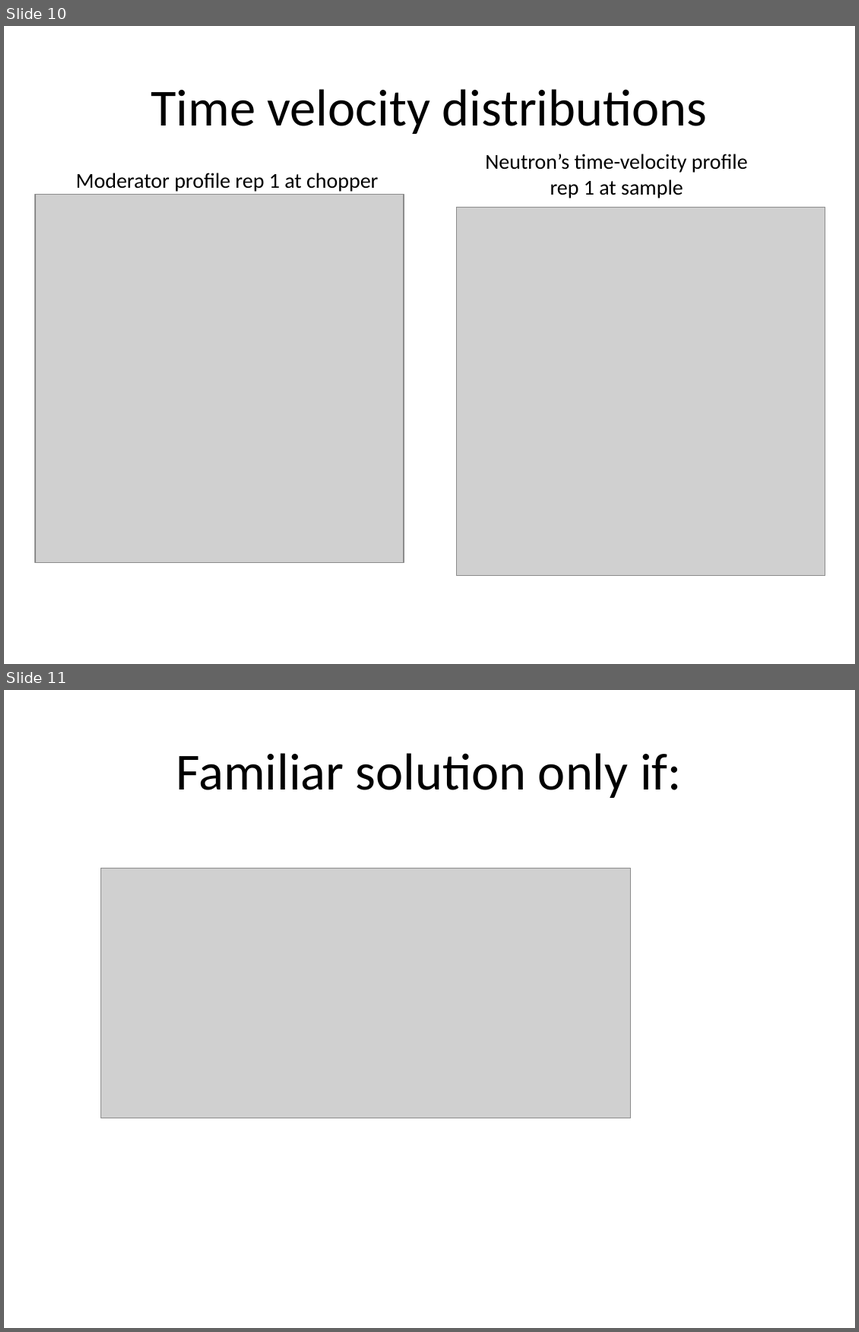
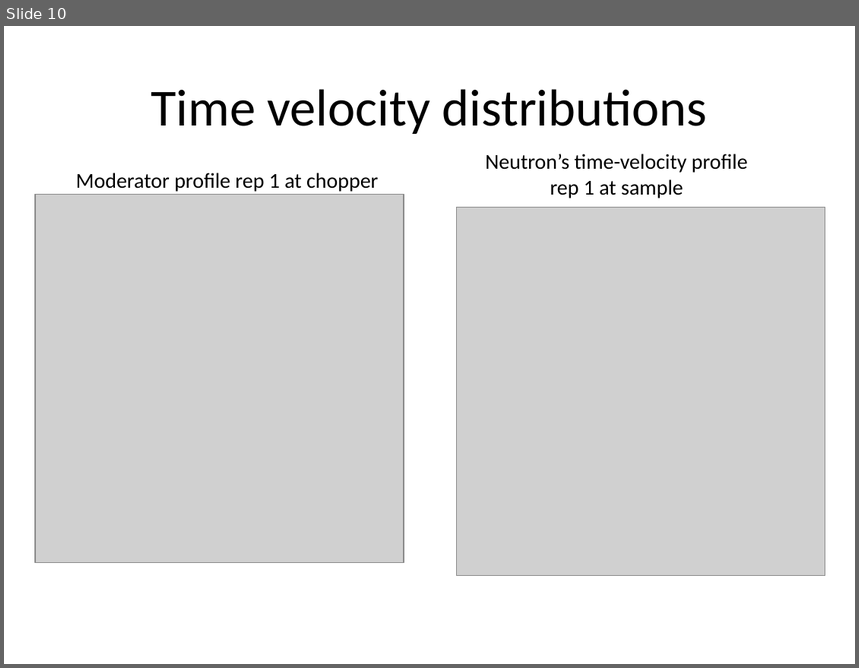
Before and after one commit to abuts/invert_resolution, a slide deck: VM_Working/doc/DataProcessingandInstrumentResolutionFunction.pptx. Shown one above the other, each under a label of ours: slides 10 and 11 before the commit, slide 10 after it. The pictures are 859x1332 and 859x668 pixels, drawn with LibreOffice and Linux fonts; fonts in the diff are those of the drawing; grey boxes stand for pictures. Boxes give left, top, right and bottom in pixels: in the first picture for what was removed or moved away, otherwise in the second. Text is boxed around its words. In the diff, an @@ line names an element or a change of style, - is before the commit and + after.

```diff
--- a/VM_Working/doc/DataProcessingandInstrumentResolutionFunction.pptx
+++ b/VM_Working/doc/DataProcessingandInstrumentResolutionFunction.pptx
@@ slide 11 removed at (4,690,855,1328), background #FFFFFF @@
@@ title removed at (177,753,682,798) @@
-Familiar solution only if:
@@ picture removed at (101,869,630,1119) @@
```
Also in this commit, not shown: 1 slide added, 2 other files.
